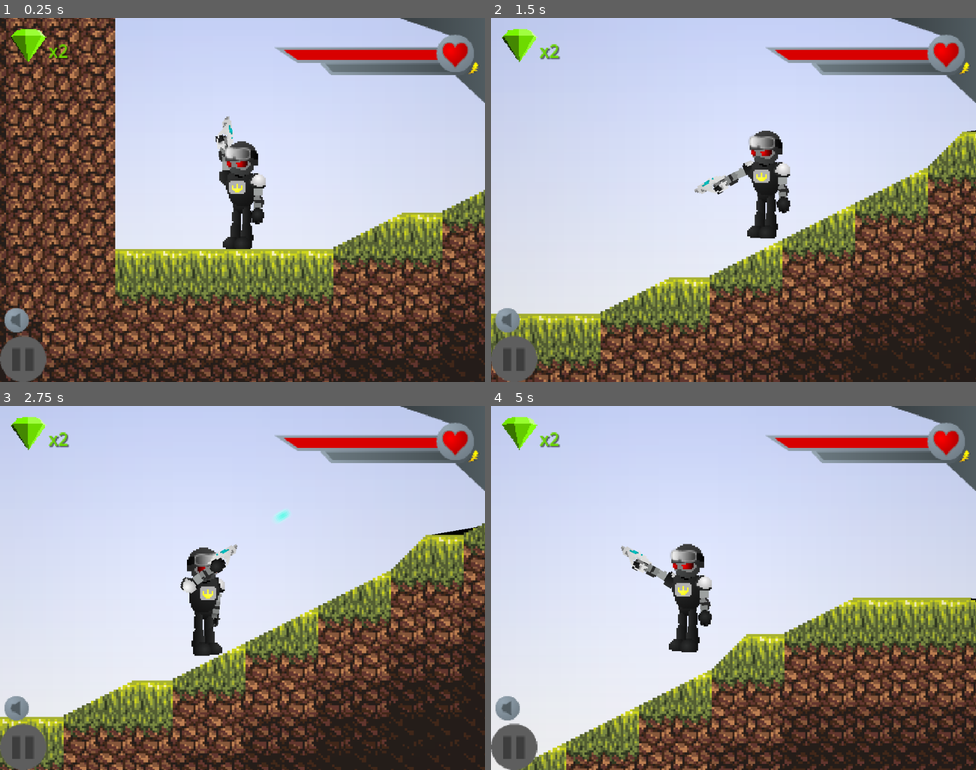
Above: before the commit, frames 1-4 (two rows, left to right).
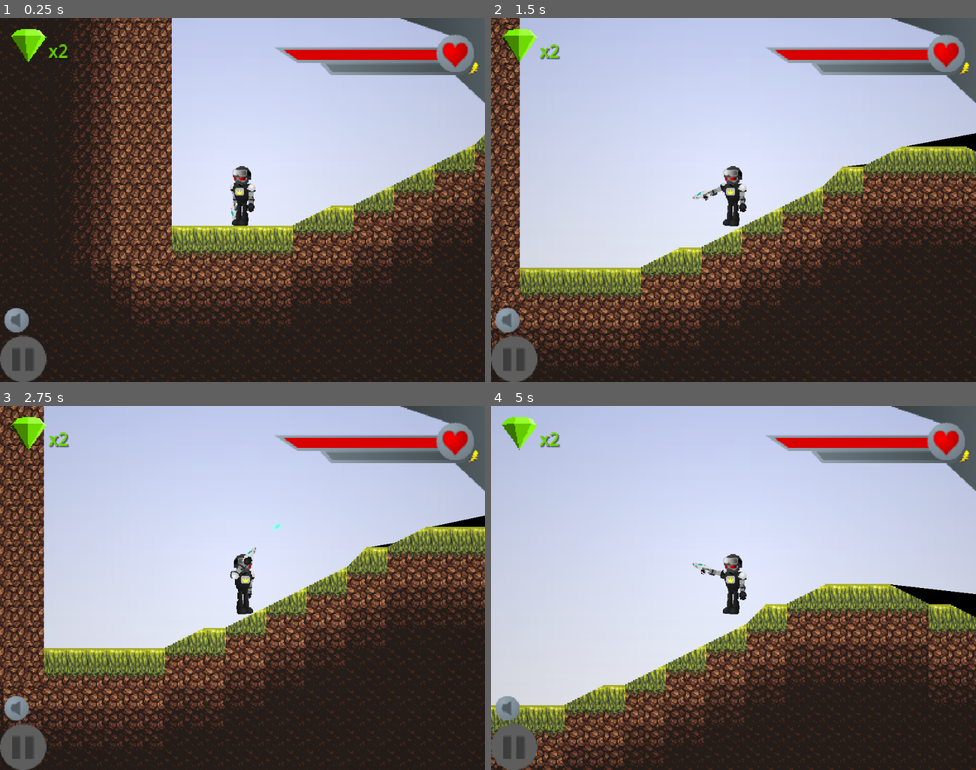
Above: after the commit, the same moments.

Repository: HMI-Studios/Skylands-WFA
Game: Godot game, scene res://ui/Intro.tscn
Same seed, same stepped clock (60 frames per second), same inputs: the game is played once before the commit and once after it. Sound files missing from this copy of the repository are replaced by a short silence.
Inputs (mouse positions are in pixels of both pictures, inside the frame that each line leads up to):
- Up to frame 1 (0.25 s): no input
- Up to frame 2 (1.5 s): move the mouse to (840, 181) at 0.52 s; hold X (shoot) 0.53-1.28 s; hold Right (move_right) from 0.53 s (still down); tap Space (jump) at 0.77 s; move the mouse to (636, 218) at 1.27 s; tap X (shoot) at 1.35 s
- Up to frame 3 (2.75 s): tap Space (jump) at 1.52 s; move the mouse to (291, 507) at 2.02 s; release Right (move_right) at 2.03 s; hold Left (move_left) from 2.03 s (still down); hold X (shoot) from 2.03 s (still down)
- Up to frame 4 (5 s): move the mouse to (709, 660) at 2.77 s; release Left (move_left) at 2.78 s; release X (shoot) at 2.78 s; hold Right (move_right) 2.78-4.28 s; tap X (shoot) at 2.85, 4.35 s; tap Space (jump) at 3.02, 3.77, 4.52 s; move the mouse to (879, 642) at 3.52 s; hold X (shoot) 3.53-4.28 s; move the mouse to (588, 533) at 4.27 s; hold Left (move_left) from 4.28 s (still down)

The runs differ from the first frame. In frame 1, 55% of the frame differs, in the area x 0-100%, y 0-100%; in frame 2, 40%; in frame 3, 41%; in frame 4, 31%.

Commit message:
disable camera smoothing until we can solver the jitter issue

Diff:
--- a/project/scenes/Main.tscn
+++ b/project/scenes/Main.tscn
@@ -33,7 +33,7 @@
 
 [node name="Camera" type="Camera2D" parent="."]
 unique_name_in_owner = true
-zoom = Vector2(4.5, 4.5)
+zoom = Vector2(2.5, 2.5)
 script = ExtResource("3_3x1oi")
 
 [node name="HUD" parent="." instance=ExtResource("4_x3ds7")]
--- a/project/scripts/Camera.gd
+++ b/project/scripts/Camera.gd
@@ -4,6 +4,7 @@
 @export var cam_speed = 500
 
 
-func _process(delta):
-    var diff = %Player.position - position
-    position += (diff * 0.1).limit_length(cam_speed * delta)
+func _physics_process(delta):
+    #var diff = %Player.position - position
+    #position += (diff * 0.1).limit_length(cam_speed * delta)
+    position = %Player.position
Not shown: 1 places in project/scenes/CharacterRig.tscn that only renumber resources
